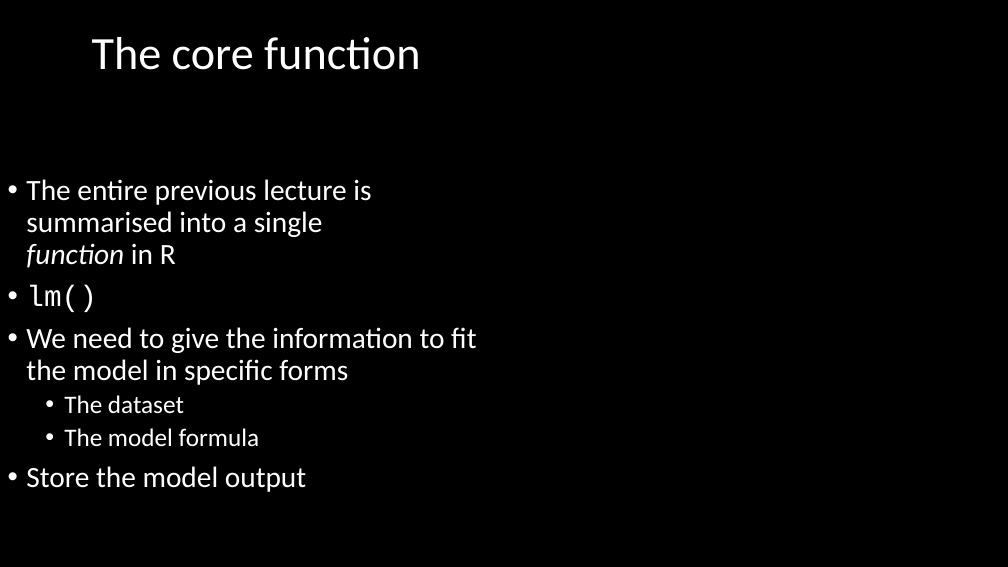
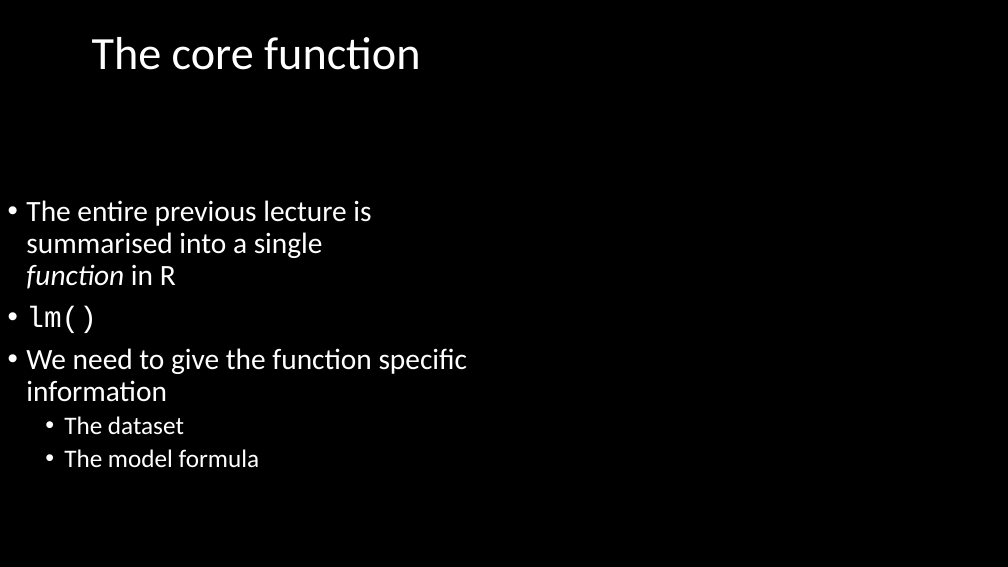
Before and after one commit to DeonRoos/stats-for-biologists, a slide deck: slide 4 of Lecture 5 - Cont LM/Slides/interpret_lm_cont.pptx. Drawn at 1008x567 pixels with LibreOffice and Linux fonts; fonts in the diff are those of the drawing. Boxes give left, top, right and bottom in pixels: in the first picture for what was removed or moved away, otherwise in the second. Text is boxed around its words. In the diff, an @@ line names an element or a change of style, - is before the commit and + after.

```diff
--- a/Lecture 5 - Cont LM/Slides/interpret_lm_cont.pptx
+++ b/Lecture 5 - Cont LM/Slides/interpret_lm_cont.pptx
@@ text at [26,348,468,402]: text changed @@
-• We need to give the information to fit the model in specific forms
+• We need to give the function specific information
@@ text at [26,466,306,492]: paragraph removed @@
-• Store the model output
```
Also in this commit, not shown: 4 other slides changed, 2 slides added, 2 other files.
